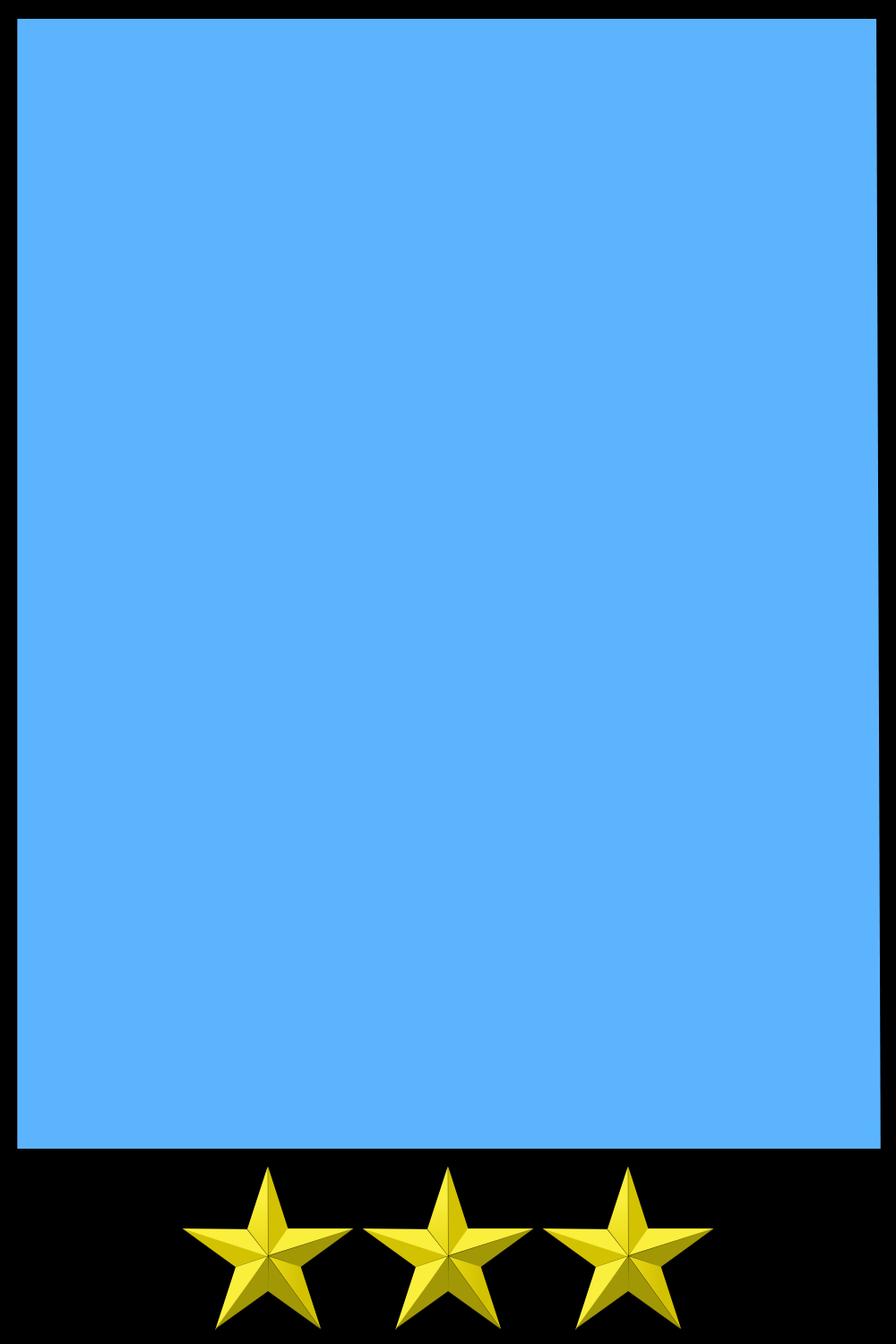
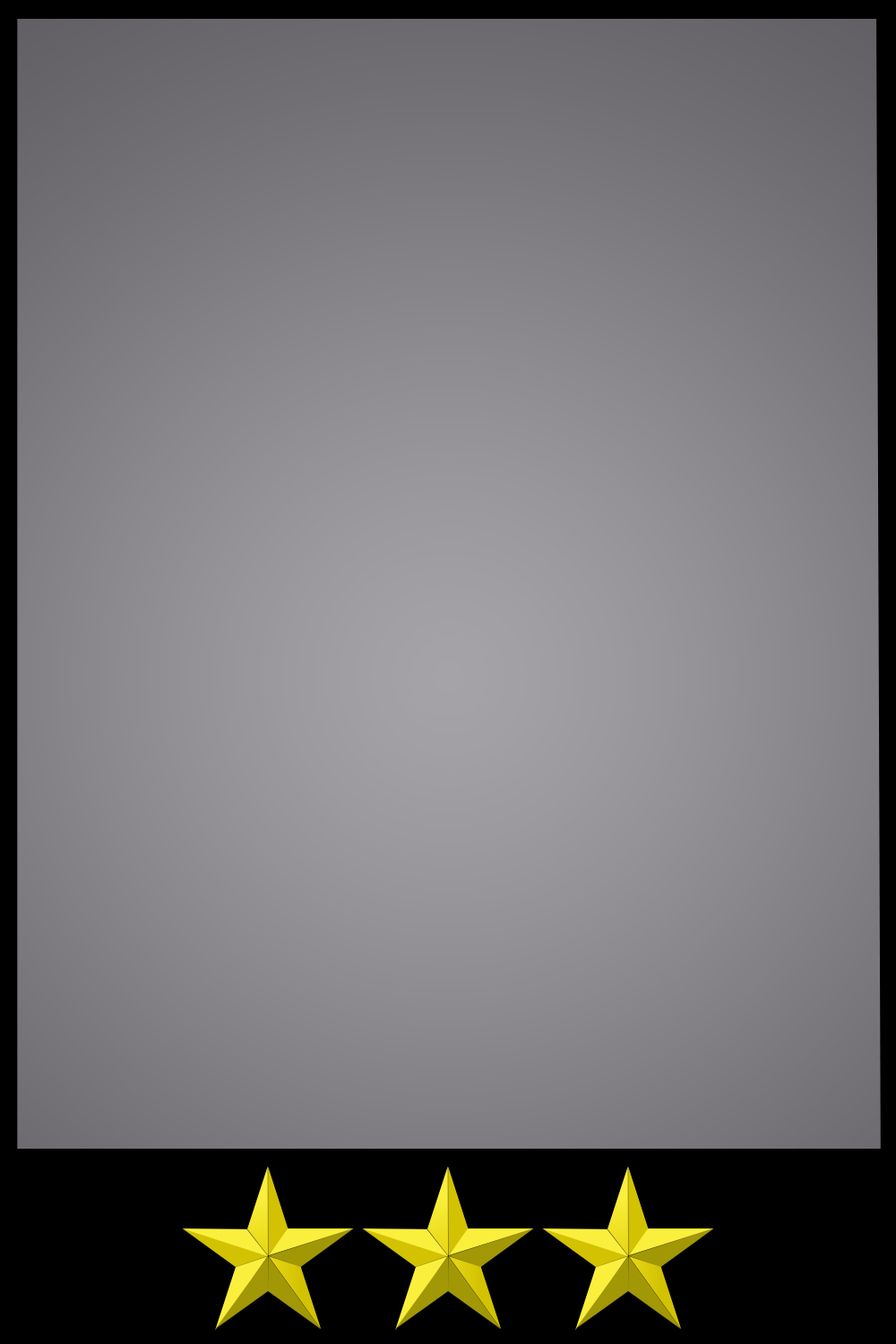
Layers edited between the first and the second 896×1344 image:
pixels changed over [17, 18, 881, 1149] (layer not identified)
